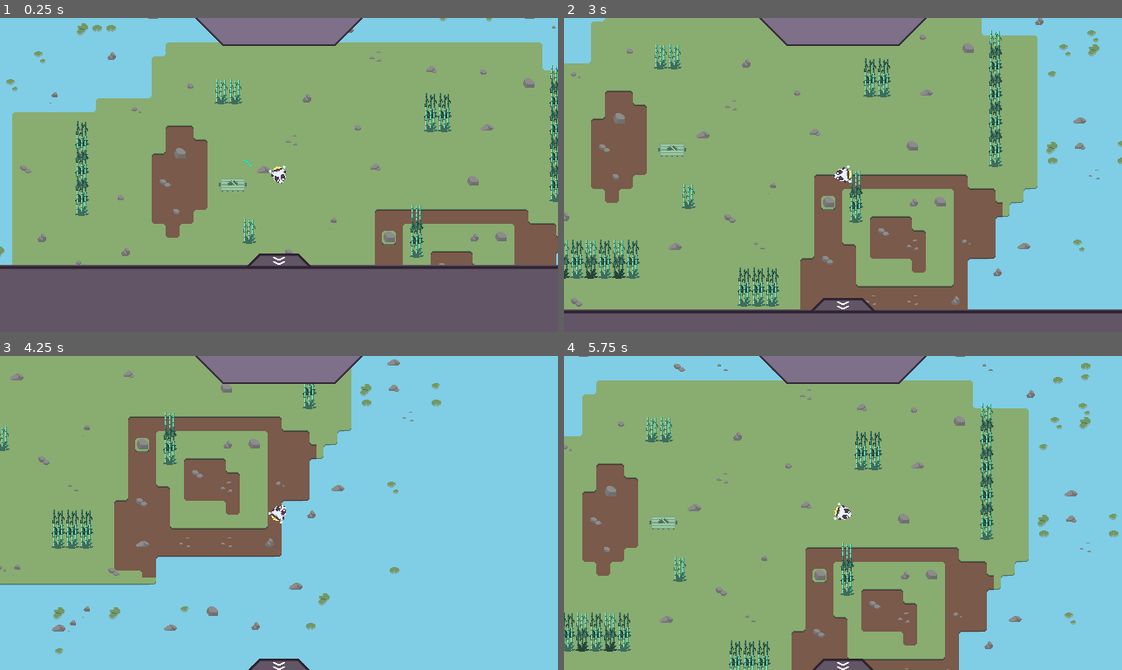
Above: before the commit, frames 1-4 (two rows, left to right).
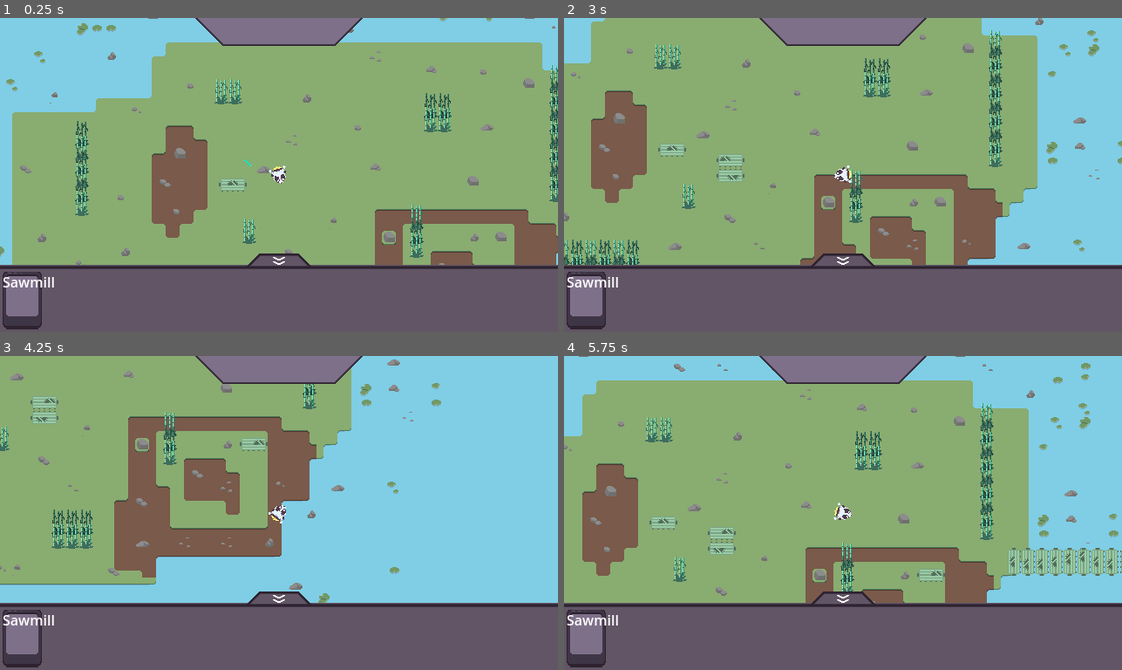
Above: after the commit, the same moments.

Repository: Hyper-Burner/GMTK-Game-Jam-2024
Game: Godot game, scene res://main.tscn
Two runs of this game, one before a commit and one after it. Both use one fixed random seed, a clock stepped at 60 frames per second and the inputs below.
Inputs (mouse positions are in pixels of both pictures, inside the frame that each line leads up to):
- Up to frame 1 (0.25 s): no input
- Up to frame 2 (3 s): click (843, 259) at 0.5 s; tap Enter at 1.25 s; move the mouse to (809, 162) at 1.27 s; press the mouse at (809, 162) at 1.28 s; hold D (right) 1.28-2 s; release the mouse at (809, 162) at 2 s; click (586, 300) at 2 s, where only the run after the commit has a clickable "Sawmill"; tap Space at 2.75 s; move the mouse to (731, 190) at 2.77 s; hold S (down) from 2.78 s (still down); click (731, 190) at 2.85 s
- Up to frame 3 (4.25 s): move the mouse to (334, 443) at 3.52 s; release S (down) at 3.53 s; hold D (right) from 3.53 s (still down); hold Right mouse button (right_click) from 3.53 s (still down); click (334, 443) at 3.8 s
- Up to frame 4 (5.75 s): move the mouse to (815, 575) at 4.27 s; release D (right) at 4.28 s; release Right mouse button (right_click) at 4.28 s; hold W (up) 4.28-5.03 s; tap R (rotate) at 4.35 s; click (815, 575) at 4.55 s; move the mouse to (1010, 560) at 5.02 s; press the mouse at (1010, 560) at 5.03 s; hold A (left) from 5.03 s (still down)

The runs differ from the first frame. In frame 1, 1.3% of the frame differs, in the area x 0-10%, y 80-100%; in frame 2, 16%; in frame 3, 22%; in frame 4, 23%, in the area x 0-100%, y 54-100%.

Commit message:
Added Hotbar Button

Diff:
--- a/Classes/machines.gd
+++ b/Classes/machines.gd
@@ -6,6 +6,7 @@
 var input_storage_component : Array[StorageComponent]
 var output_storage_component : Array[StorageComponent]
 var convert_item_component : ConvertItemComponent
+var id : int
 
 var input_type = []
 var input_amount = []
@@ -25,3 +26,6 @@
 				temp_int+= 1
 			print(input_type)
 			print(input_amount)
+
+func set_id(id : int):
+	self.id = id
--- /dev/null
+++ b/GUI/hotbar_button.gd
@@ -0,0 +1,18 @@
+extends TextureButton
+
+signal selected_machine(machine)
+
+var machine_json = JSON.parse_string(FileAccess.get_file_as_string("res://TextFile/machines.json"))
+@export var id : int = 0
+
+func _ready():
+	set_machine_id(id)
+
+func set_machine_id(id):
+	self.id = id
+	for x in machine_json["machines"]:
+		if x["id"] == id:
+			$Label.text = x["name"]
+
+func _on_pressed() -> void:
+	get_tree().call_group("World", "set_selected_machine", id)
--- a/GUI/hotbar_button.tscn
+++ b/GUI/hotbar_button.tscn
@@ -1,21 +1,26 @@
-[gd_scene load_steps=3 format=3 uid="uid://cr00iutejh0f"]
+[gd_scene load_steps=4 format=3 uid="uid://cr00iutejh0f"]
 
 [ext_resource type="Texture2D" uid="uid://dmqglpwabdlvt" path="res://GUI/gui.png" id="1_rvk61"]
+[ext_resource type="Script" path="res://GUI/hotbar_button.gd" id="2_4nu2o"]
 
-[sub_resource type="AtlasTexture" id="AtlasTexture_qv7et"]
+[sub_resource type="AtlasTexture" id="AtlasTexture_3tddo"]
 atlas = ExtResource("1_rvk61")
-region = Rect2(75, 78, 45, 66)
+region = Rect2(74, 78, 45, 66)
 
-[node name="HotbarButton" type="Control"]
-layout_mode = 3
-anchors_preset = 15
-anchor_right = 1.0
-anchor_bottom = 1.0
-grow_horizontal = 2
-grow_vertical = 2
-
-[node name="Background" type="TextureRect" parent="."]
-layout_mode = 0
+[node name="HotbarButton" type="TextureButton"]
 offset_right = 45.0
 offset_bottom = 66.0
-texture = SubResource("AtlasTexture_qv7et")
+texture_normal = SubResource("AtlasTexture_3tddo")
+script = ExtResource("2_4nu2o")
+
+[node name="TextureRect" type="TextureRect" parent="."]
+layout_mode = 0
+offset_right = 40.0
+offset_bottom = 40.0
+
+[node name="Label" type="Label" parent="."]
+layout_mode = 0
+offset_right = 40.0
+offset_bottom = 23.0
+
+[connection signal="pressed" from="." to="." method="_on_pressed"]
--- a/GUI/hud.tscn
+++ b/GUI/hud.tscn
@@ -1,7 +1,8 @@
-[gd_scene load_steps=6 format=3 uid="uid://pm13kkyu1qas"]
+[gd_scene load_steps=7 format=3 uid="uid://pm13kkyu1qas"]
 
 [ext_resource type="Script" path="res://GUI/hotbar.gd" id="1_ai6h6"]
 [ext_resource type="Texture2D" uid="uid://dmqglpwabdlvt" path="res://GUI/gui.png" id="2_3t7wn"]
+[ext_resource type="PackedScene" uid="uid://cr00iutejh0f" path="res://GUI/hotbar_button.tscn" id="3_cek8f"]
 
 [sub_resource type="AtlasTexture" id="AtlasTexture_cxt7b"]
 atlas = ExtResource("2_3t7wn")
@@ -45,6 +46,14 @@
 offset_bottom = 105.0
 texture_normal = SubResource("AtlasTexture_b35lu")
 
+[node name="HotbarButton" parent="Hotbar" instance=ExtResource("3_cek8f")]
+layout_mode = 0
+offset_left = -317.0
+offset_top = 111.0
+offset_right = -272.0
+offset_bottom = 177.0
+id = 2
+
 [node name="Objective" type="Control" parent="."]
 anchors_preset = 0
 offset_right = 40.0
--- a/main.tscn
+++ b/main.tscn
@@ -25,7 +25,7 @@
 [node name="PC" parent="." instance=ExtResource("1_l3dcw")]
 position = Vector2(314, 160)
 
-[node name="TileMapLayer" type="TileMapLayer" parent="."]
+[node name="TileMapLayer" type="TileMapLayer" parent="." groups=["Player", "World"]]
 tile_set = SubResource("TileSet_ikdpt")
 script = ExtResource("2_e6phl")
 
--- a/project.godot
+++ b/project.godot
@@ -25,6 +25,10 @@
 window/size/viewport_width=640
 window/size/viewport_height=360
 window/stretch/mode="viewport"
+
+[global_group]
+
+World=""
 
 [input]
 
--- a/tile_map_layer.gd
+++ b/tile_map_layer.gd
@@ -1,5 +1,6 @@
 extends TileMapLayer
-@export var machine = preload("res://Classes/machine.tscn")
+@export var selected_machine : int
+var machine = preload("res://Classes/machine.tscn")
 var machinesprite = preload("res://test.PNG")
 
 var place_new = false # Set this to true when there is a new node created to move
@@ -57,8 +58,13 @@
 	var instance = machine.instantiate()
 	instance.global_position = global_pos
 	instance.set_rotation_degrees(rot)
+	instance.set_id(selected_machine)
 	World.set_cell(instance, pos, rot)
 	add_child(instance)
+
+func set_selected_machine(id : int):
+	selected_machine = id
+	place_new = true
 
 func _on_button_pressed() -> void:
 	place_new = true
Binary file added: GUI/Sprite-0001.aseprite
